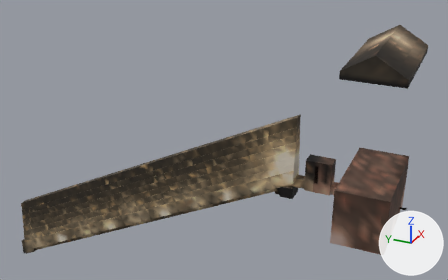
Renders of the glTF model assets/models/khufu_upper.glb from each side of a commit.
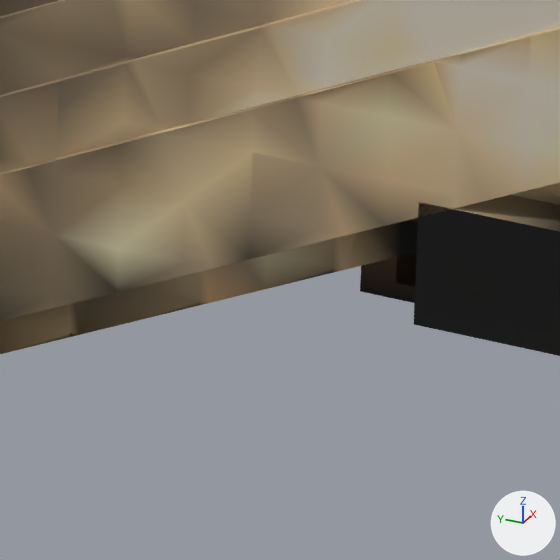
Each version appears first whole from a camera (50 mm lens) standing at (-61.1, -60.2, 55.4) and looking at (0.3, -32.6, 24.7), and next in a close-up on the part from 55% to 65% of the width and 60% to 77% of the height. Lighting does not change. The marker at lower right points along +X, +Y and +Z. The last two pictures show the newer version. Vertices at exactly the same position are counted once.

The older version as bpy lines, for what is in view:
```python
me_step = bpy.data.meshes.new('step')
me_step.from_pydata(...)  # 130 vertices, 204 faces; spans x -10.4..1.0, y -54.1..-39.5, z 19.4..38.3
# faces by material slot: [12, 24, 120, 48]
me_step.materials.append(mat_limestone)
me_step.materials.append(mat_wood_001)
me_step.materials.append(mat_granite)
me_step.materials.append(mat_granite_dark)
me_stub = bpy.data.meshes.new('stub')
me_stub.from_pydata(...)  # 6766 vertices, 13513 faces; spans x -9.9..1.0, y -54.5..0.8, z -0.4..29.4
# faces by material slot: [11609, 1860, 44]
me_stub.materials.append(mat_limestone)
me_stub.materials.append(mat_granite)
me_stub.materials.append(mat_dark_001)
ob_limestone = bpy.data.objects.new('limestone', me_stub)
ob_limestone.location = (0.0, 0.0, 0.0)
ob_solids = bpy.data.objects.new('solids', me_step)
ob_solids.location = (0.0, 0.0, 0.0)
```
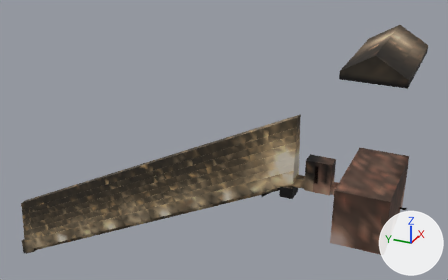
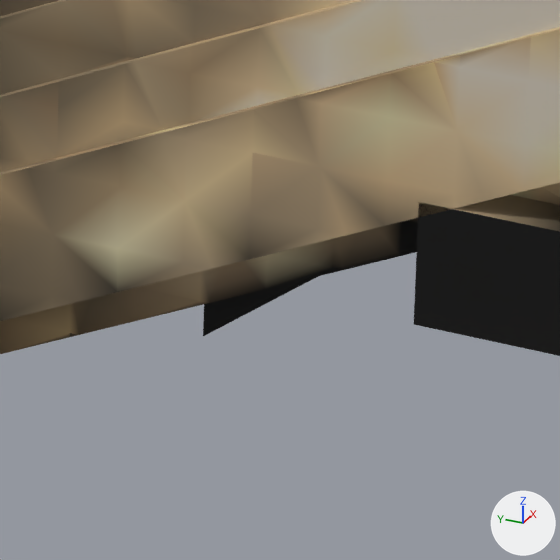
Where the change shows, as pixel boxes (x1, y1, x2, y2) in the close-ups (560 x 560 px):
'solids', reshaped: before (360, 195, 560, 356); after (203, 195, 560, 356)
part 1 of me_stub, recoloured: (200, 223, 400, 305) in both
part 2 of me_stub, recoloured (darker): (199, 223, 390, 303) in both
part 3 of me_step, deleted: before (360, 252, 417, 303)
part 4 of me_step, deleted (mostly hidden): before (396, 253, 417, 286)
part 5 of me_step, added: after (203, 276, 318, 336)

The change, as a list of edits to the scene's bpy script:
```text
Change me_stub:
    where me_stub.from_pydata(...)  # 6766 vertices, 13513 faces; spans x -9.9..1.0, y -54.5..0.8, z -0.4..29.4
    used by ob_limestone; location = (0.0, 0.0, 0.0)
    me_stub part 1: 861 faces centred in x -1.0..1.0, y -43.0..0.0, z 1.7..29.4 are repainted in the vertex colours; the middle colour goes from brown #7e715f to brown #7b6f5d
    me_stub part 2: 713 faces centred in x -1.0..1.0, y -41.9..0.0, z 3.7..28.8 are repainted in the vertex colours; the middle colour goes from beige #c9b599 to beige #c8b598
Change me_step:
    used by ob_solids; location = (0.0, 0.0, 0.0)
    verts and faces of me_step; kept vertices keep their numbers, new ones are numbered from 130
    remove me_step.from_pydata(...)  # 130 vertices, 204 faces; spans x -10.4..1.0, y -54.1..-39.5, z 19.4..38.3
    add me_step.from_pydata(...)  # 122 vertices, 192 faces; spans x -10.4..1.0, y -54.1..-37.8, z 18.5..38.3
    me_step part 3: the loose piece of 8 vertices spanning x -0.5..0.5, y -40.2..-39.5, z 19.4..20.3 is deleted
    me_step part 4: the loose piece of 8 vertices spanning x -0.5..0.5, y -40.2..-39.9, z 19.6..20.6 is deleted
    me_step part 5
    add verts[130] = (-0.5, -40.3, 20.4)
    add verts[131] = (-0.5, -40.3, 20.8)
    add verts[132] = (-0.5, -37.8, 18.5)  # pixel (203, 336)
    add verts[133] = (-0.5, -37.8, 18.9)
    add for new, old in zip([*range(134, 138)], [*range(130, 134)]): verts[new] = verts[old] + (1.0, 0.0, 0.0)
    add faces += [(130, 132, 136), (130, 136, 134), (134, 136, 137), (134, 137, 135), (133, 135, 137), (131, 135, 133)]  # mat_wood_001
    add faces += [(131, 133, 132), (130, 131, 132), (130, 134, 131), (131, 134, 135), (132, 133, 137), (132, 137, 136)]  # mat_wood_001
```
